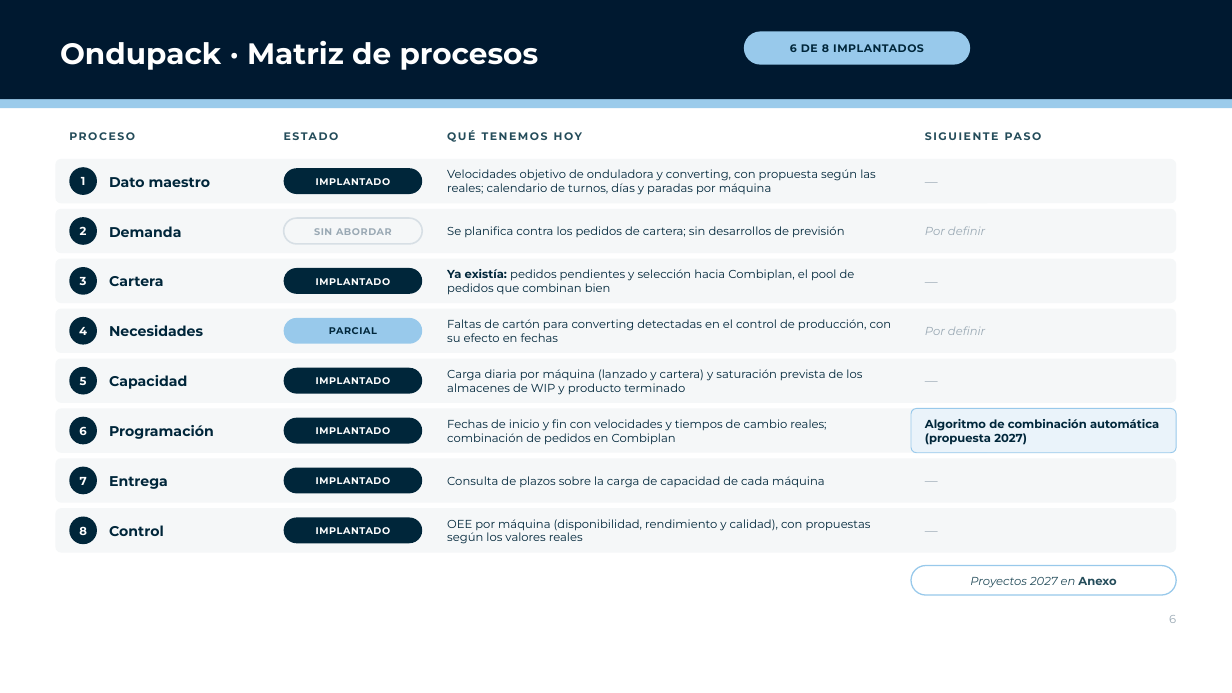
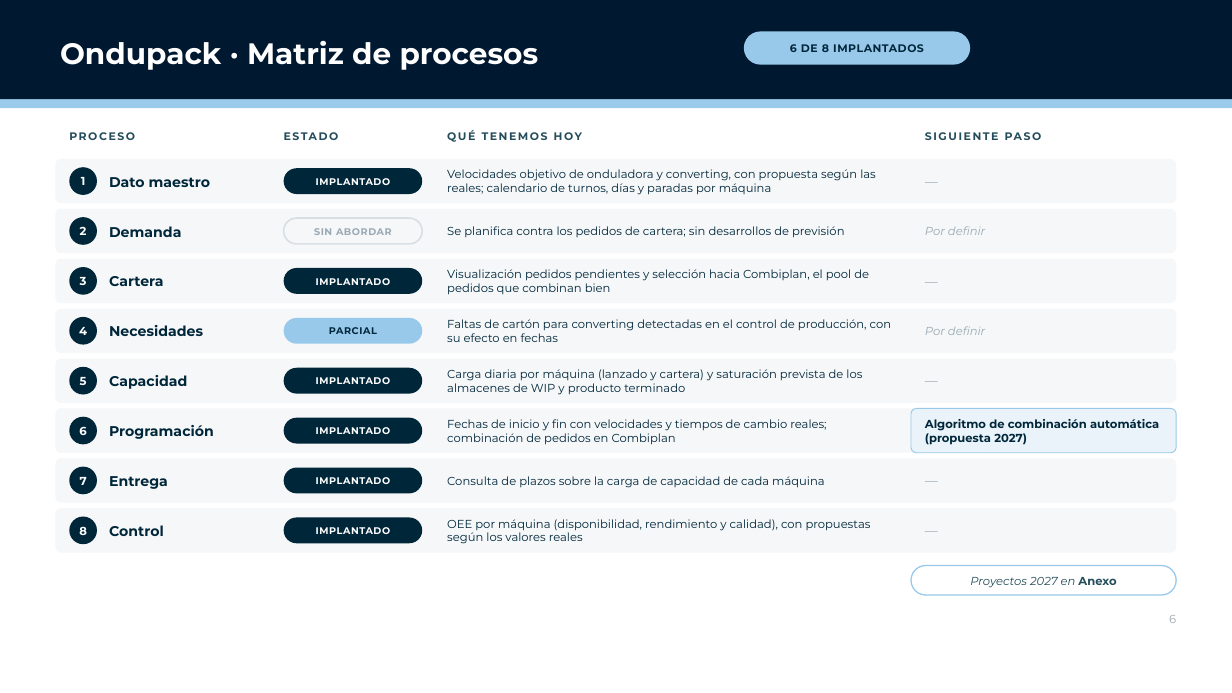
Before and after one commit to Enrique24799/AGSA, a slide deck: slide 6 of presentaciones/Planificacion_Packaging_CL.pptx. Drawn at 1232x693 pixels with LibreOffice and Linux fonts; fonts in the diff are those of the drawing; background and template pictures are left out. Boxes give left, top, right and bottom in pixels: in the first picture for what was removed or moved away, otherwise in the second. Text is boxed around its words. In the diff, an @@ line names an element or a change of style, - is before the commit and + after.

```diff
--- a/presentaciones/Planificacion_Packaging_CL.pptx
+++ b/presentaciones/Planificacion_Packaging_CL.pptx
@@ text at [447, 269, 869, 295]: text changed @@
-Ya existía: pedidos pendientes y selección hacia Combiplan, el pool de pedidos que combinan bien
+Visualización pedidos pendientes y selección hacia Combiplan, el pool de pedidos que combinan bien
```
Also in this commit, not shown: 4 other slides changed, 2 slides added.
